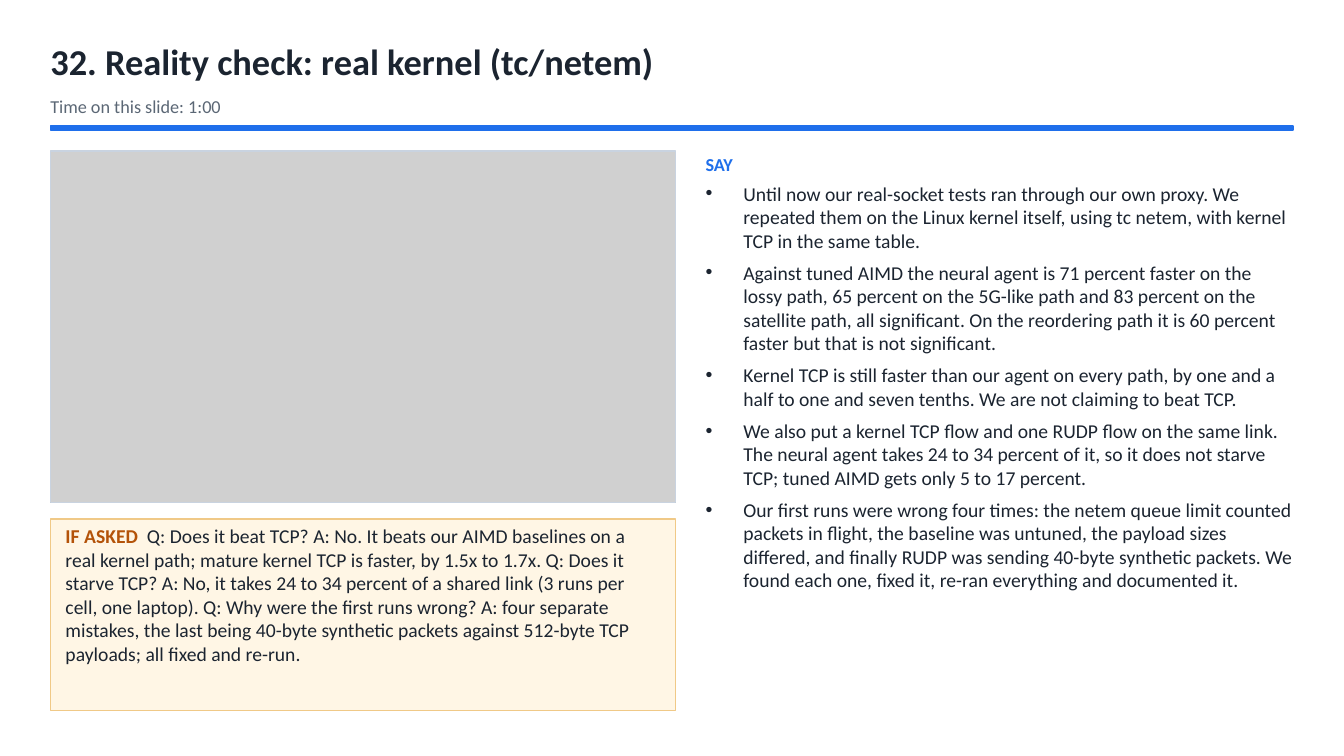
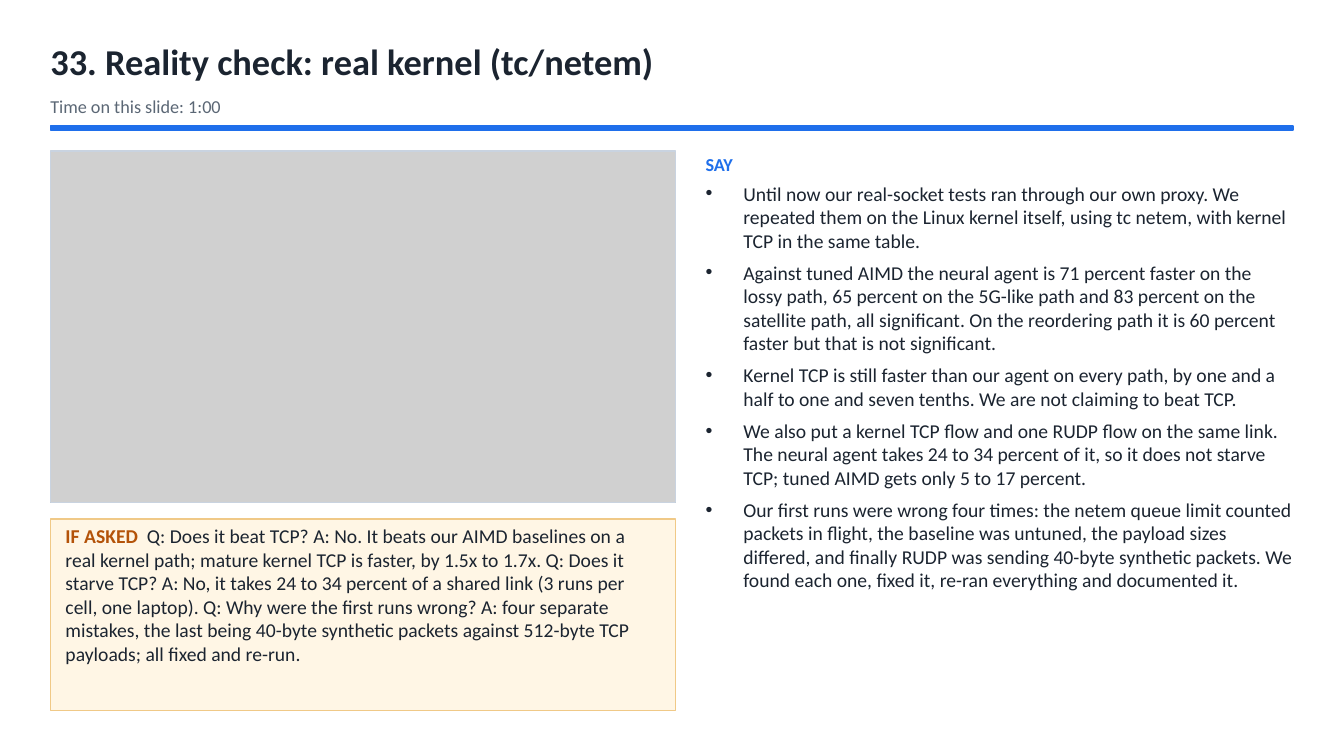
Before and after one commit to Capsturrrr/REPLIC, a slide deck: slide 35 of docs/RUDP_Host_Guide.pptx (slide 34 before the commit). Drawn at 1344x756 pixels with LibreOffice and Linux fonts; fonts in the diff are those of the drawing; grey boxes stand for pictures. Boxes give left, top, right and bottom in pixels: in the first picture for what was removed or moved away, otherwise in the second. Text is boxed around its words. In the diff, an @@ line names an element or a change of style, - is before the commit and + after.

```diff
--- a/docs/RUDP_Host_Guide.pptx
+++ b/docs/RUDP_Host_Guide.pptx
@@ text at (50, 48, 653, 81): text changed @@
-32. Reality check: real kernel (tc/netem)
+33. Reality check: real kernel (tc/netem)
```
Also in this commit, not shown: 7 other slides changed, 2 slides added, 5 other files.
